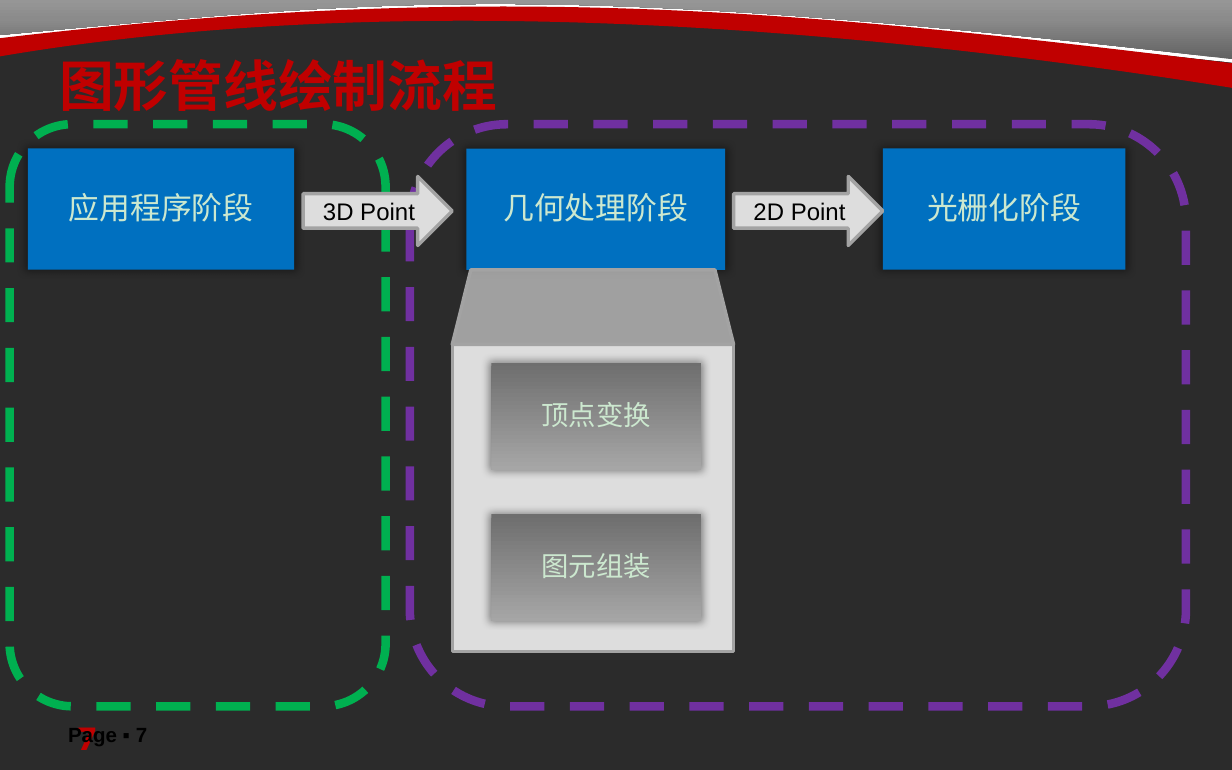
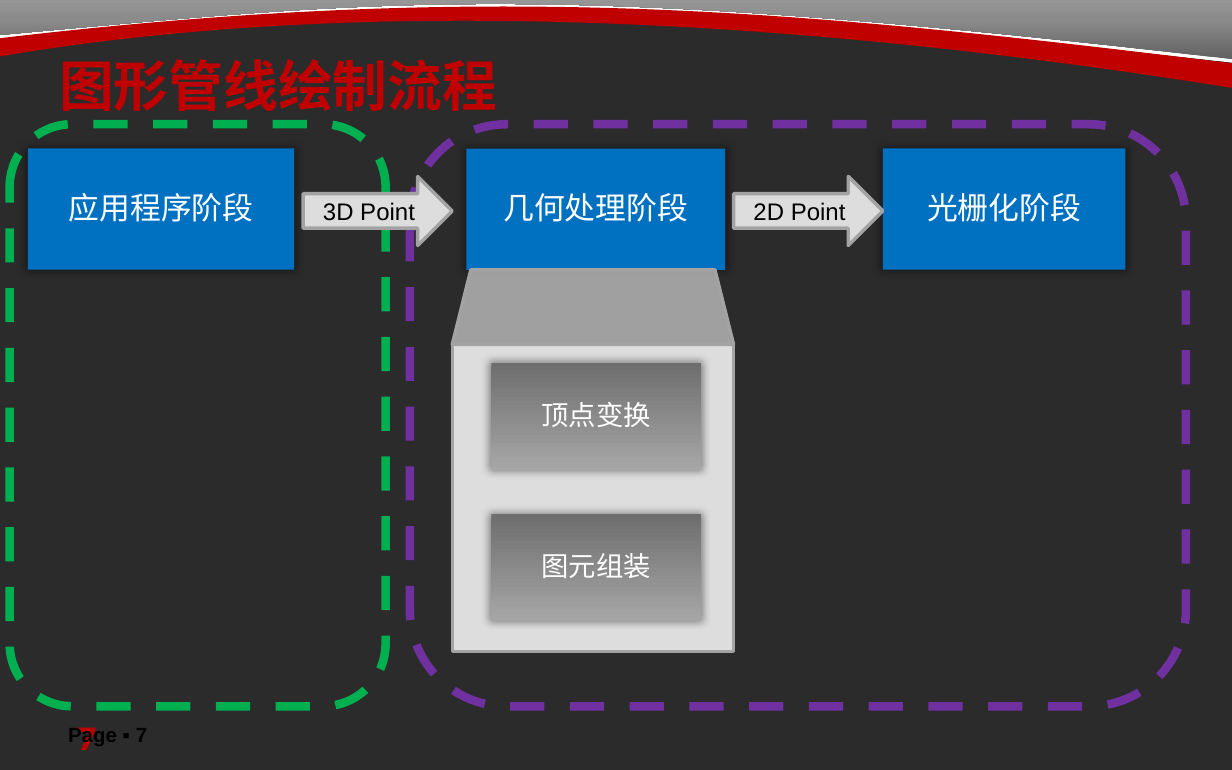
Before and after one commit to cnsuhao/3DEngine, a slide deck: slide 7 of 3DEnginePPT/三维图形绘制简介.pptx. Drawn at 1232x770 pixels with LibreOffice and Linux fonts; fonts in the diff are those of the drawing; background and template pictures are left out; a plain dark background stands for a picture behind light text. Boxes give left, top, right and bottom in pixels: in the first picture for what was removed or moved away, otherwise in the second. Text is boxed around its words. In the diff, an @@ line names an element or a change of style, - is before the commit and + after.

```diff
--- a/3DEnginePPT/三维图形绘制简介.pptx
+++ b/3DEnginePPT/三维图形绘制简介.pptx
@@ text colour #CCE8CF to #FFFFFF in 5 elements at (x1=69, y1=193, x2=254, y2=222), (x1=503, y1=193, x2=688, y2=222), (x1=927, y1=193, x2=1081, y2=222), (x1=542, y1=402, x2=651, y2=427), (x1=542, y1=553, x2=651, y2=578) @@
```
Also in this commit, not shown: 13 other slides changed, 1 slide added, 1 slide removed, 11 other files.
